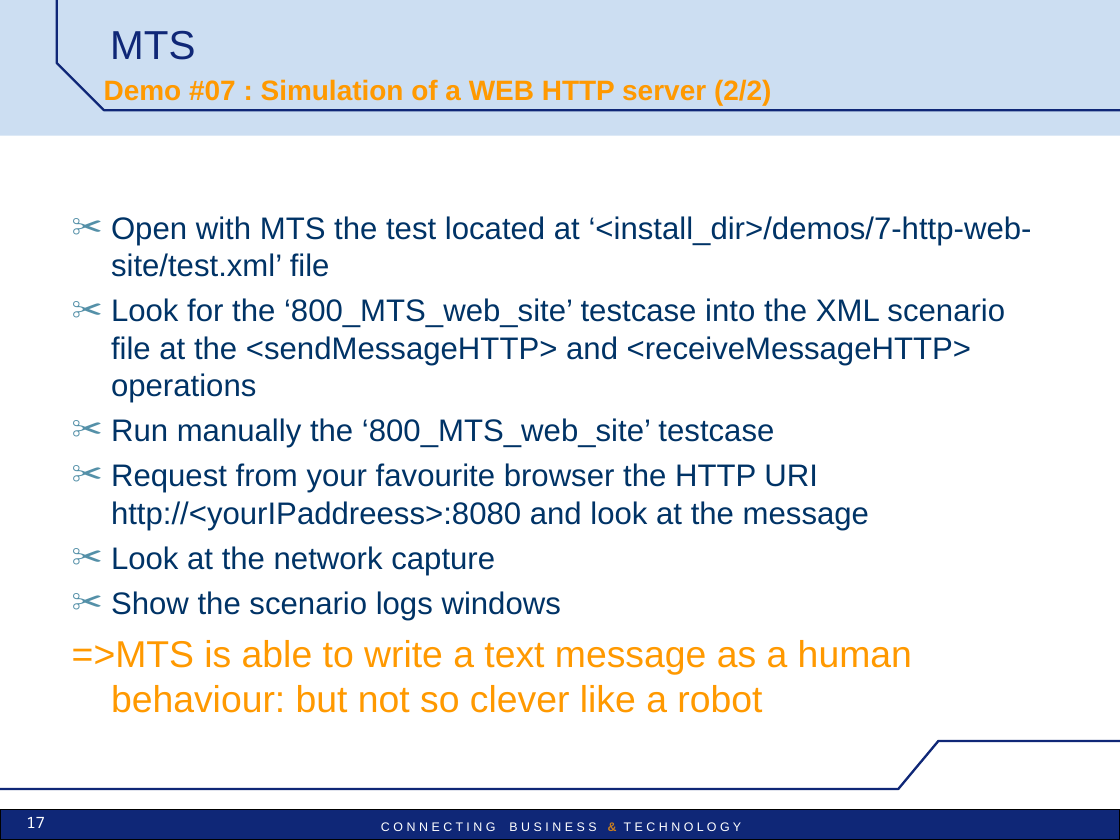
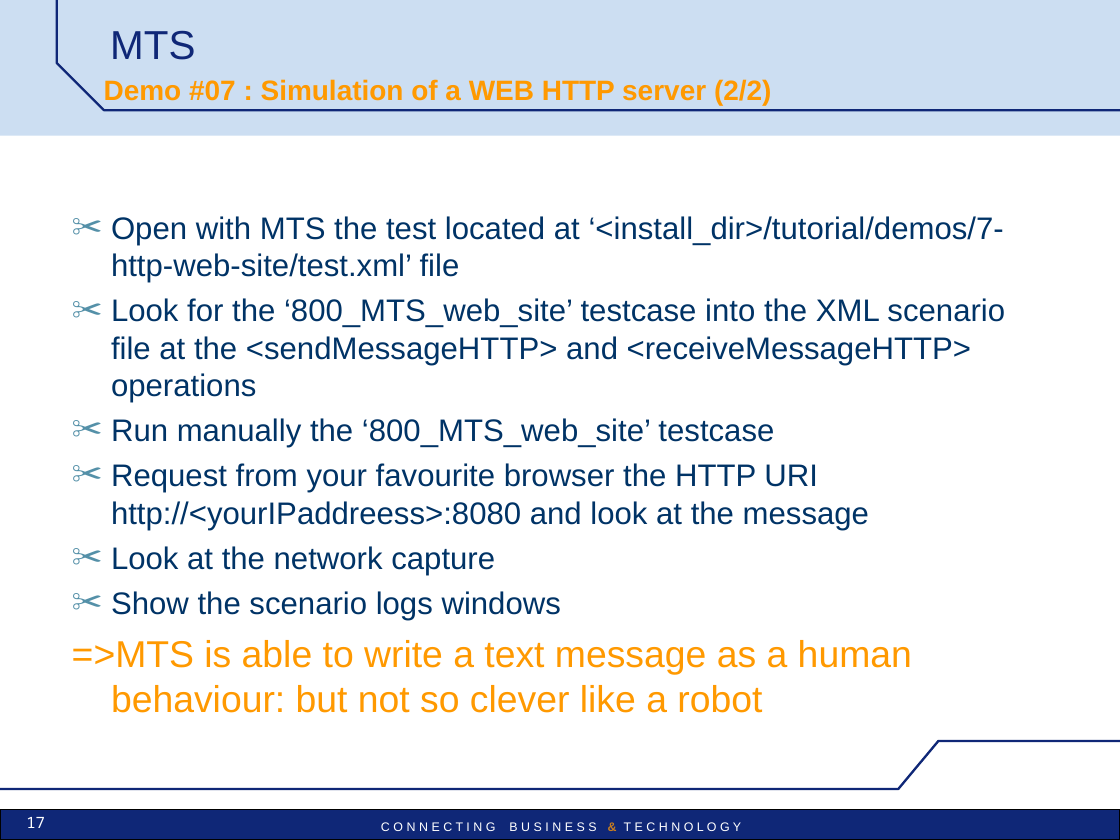
Before and after one commit to vu3mmg/mts-project, a slide deck: slide 17 of trunk/mts/src/main/doc/MTS_pres_demos.ppt. Drawn at 1120x840 pixels with LibreOffice and Linux fonts; fonts in the diff are those of the drawing; background and template pictures are left out. Boxes give left, top, right and bottom in pixels: in the first picture for what was removed or moved away, otherwise in the second. Text is boxed around its words. In the diff, an @@ line names an element or a change of style, - is before the commit and + after.

```diff
--- a/trunk/mts/src/main/doc/MTS_pres_demos.ppt
+++ b/trunk/mts/src/main/doc/MTS_pres_demos.ppt
@@ text at (111, 216, 1004, 283): text changed @@
-✂ Open with MTS the test located at ‘<install_dir>/demos/7-http-web-site/test.xml’ file
+✂ Open with MTS the test located at ‘<install_dir>/tutorial/demos/7-http-web-site/test.xml’ file
```
Also in this commit, not shown: 14 other slides changed, 2 slides added.
